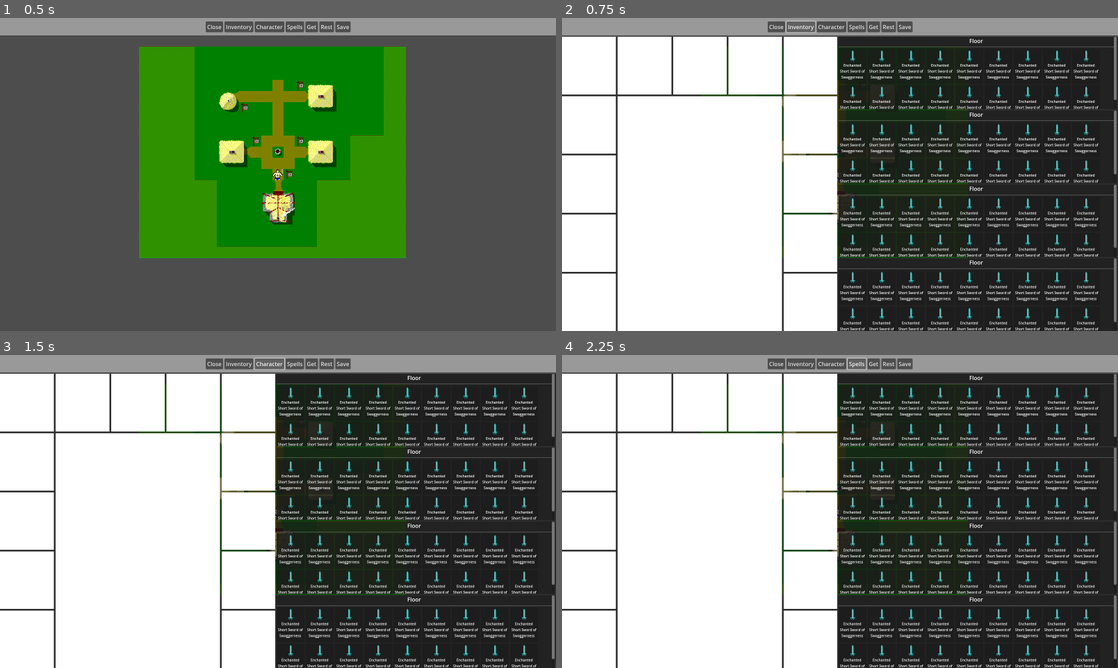
Above: before the commit, frames 1-4 (two rows, left to right).
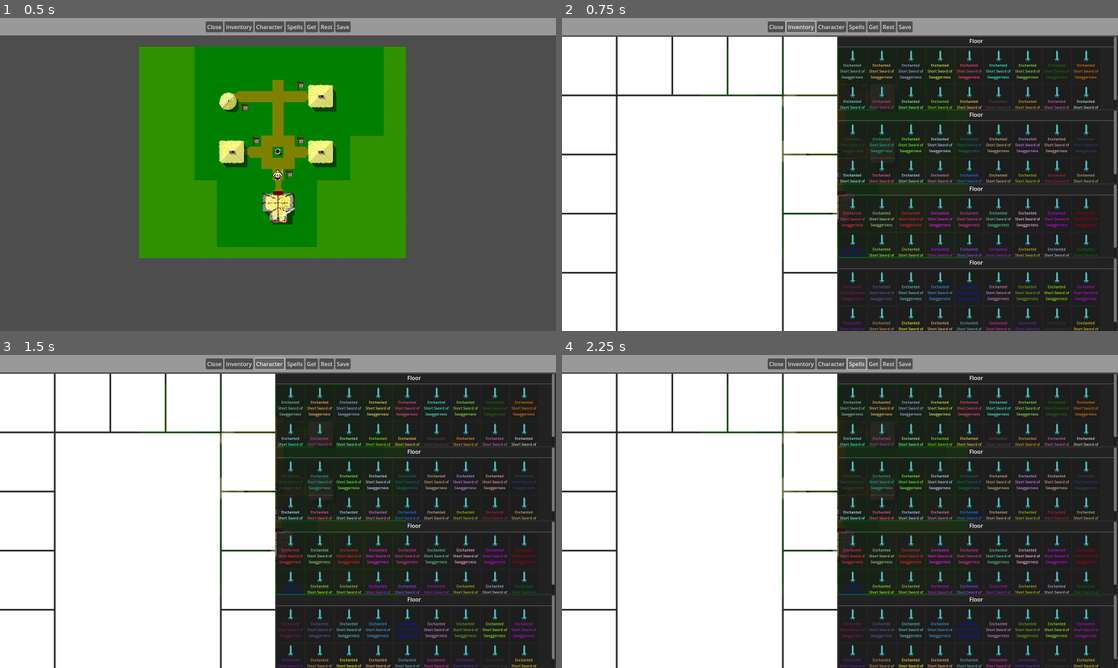
Above: after the commit, the same moments.

Repository: PF-Programming-Buddies/CastleOfTheWinds
Game: Godot game, scene res://scenes/main_scene.tscn
Same seed, same stepped clock (60 frames per second), same inputs: the game is played once before the commit and once after it.
Inputs:
- Up to frame 1 (0.5 s): no input
- Up to frame 2 (0.75 s): click "Inventory" at 0.5 s
- Up to frame 3 (1.5 s): click "Character" at 1.25 s
- Up to frame 4 (2.25 s): click "Spells" at 2 s

Frame 1 is identical in both runs. In frame 2, 4.7% of the frame differs, in the area x 50-97%, y 14-100%; in frame 3, 4.7%; in frame 4, 4.7%.

Commit message:
added item equipement slot checks
equipment container checks the item slot before allowing if to be equipped

Diff:
--- a/scenes/character_screen.tscn
+++ b/scenes/character_screen.tscn
@@ -39,7 +39,9 @@
 
 [node name="ColorRect" type="ColorRect" parent="HBoxContainer/SpanningTableContainer/SpanningCellContainer"]
 layout_mode = 2
-script = ExtResource("3_27evy")
+mouse_filter = 1
+script = ExtResource("3_27evy")
+accepted_equipment = "chest"
 
 [node name="SpanningCellContainer3" type="Container" parent="HBoxContainer/SpanningTableContainer"]
 layout_mode = 2
@@ -50,6 +52,7 @@
 
 [node name="ColorRect" type="ColorRect" parent="HBoxContainer/SpanningTableContainer/SpanningCellContainer3"]
 layout_mode = 2
+mouse_filter = 1
 script = ExtResource("3_27evy")
 
 [node name="SpanningCellContainer4" type="Container" parent="HBoxContainer/SpanningTableContainer"]
@@ -61,6 +64,7 @@
 
 [node name="ColorRect" type="ColorRect" parent="HBoxContainer/SpanningTableContainer/SpanningCellContainer4"]
 layout_mode = 2
+mouse_filter = 1
 script = ExtResource("3_27evy")
 
 [node name="SpanningCellContainer5" type="Container" parent="HBoxContainer/SpanningTableContainer"]
@@ -72,6 +76,7 @@
 
 [node name="ColorRect" type="ColorRect" parent="HBoxContainer/SpanningTableContainer/SpanningCellContainer5"]
 layout_mode = 2
+mouse_filter = 1
 script = ExtResource("3_27evy")
 
 [node name="SpanningCellContainer6" type="Container" parent="HBoxContainer/SpanningTableContainer"]
@@ -83,6 +88,7 @@
 
 [node name="ColorRect" type="ColorRect" parent="HBoxContainer/SpanningTableContainer/SpanningCellContainer6"]
 layout_mode = 2
+mouse_filter = 1
 script = ExtResource("3_27evy")
 
 [node name="SpanningCellContainer7" type="Container" parent="HBoxContainer/SpanningTableContainer"]
@@ -94,7 +100,9 @@
 
 [node name="ColorRect" type="ColorRect" parent="HBoxContainer/SpanningTableContainer/SpanningCellContainer7"]
 layout_mode = 2
-script = ExtResource("3_27evy")
+mouse_filter = 1
+script = ExtResource("3_27evy")
+accepted_equipment = "forearm"
 
 [node name="SpanningCellContainer2" type="Container" parent="HBoxContainer/SpanningTableContainer"]
 layout_mode = 2
@@ -107,6 +115,7 @@
 
 [node name="ColorRect" type="ColorRect" parent="HBoxContainer/SpanningTableContainer/SpanningCellContainer2"]
 layout_mode = 2
+mouse_filter = 1
 script = ExtResource("3_27evy")
 
 [node name="SpanningCellContainer8" type="Container" parent="HBoxContainer/SpanningTableContainer"]
@@ -118,6 +127,7 @@
 
 [node name="ColorRect" type="ColorRect" parent="HBoxContainer/SpanningTableContainer/SpanningCellContainer8"]
 layout_mode = 2
+mouse_filter = 1
 script = ExtResource("3_27evy")
 
 [node name="SpanningCellContainer9" type="Container" parent="HBoxContainer/SpanningTableContainer"]
@@ -129,7 +139,9 @@
 
 [node name="ColorRect" type="ColorRect" parent="HBoxContainer/SpanningTableContainer/SpanningCellContainer9"]
 layout_mode = 2
-script = ExtResource("3_27evy")
+mouse_filter = 1
+script = ExtResource("3_27evy")
+accepted_equipment = "weapon"
 
 [node name="SpanningCellContainer10" type="Container" parent="HBoxContainer/SpanningTableContainer"]
 layout_mode = 2
@@ -140,6 +152,7 @@
 
 [node name="ColorRect" type="ColorRect" parent="HBoxContainer/SpanningTableContainer/SpanningCellContainer10"]
 layout_mode = 2
+mouse_filter = 1
 script = ExtResource("3_27evy")
 
 [node name="SpanningCellContainer11" type="Container" parent="HBoxContainer/SpanningTableContainer"]
@@ -151,7 +164,9 @@
 
 [node name="ColorRect" type="ColorRect" parent="HBoxContainer/SpanningTableContainer/SpanningCellContainer11"]
 layout_mode = 2
-script = ExtResource("3_27evy")
+mouse_filter = 1
+script = ExtResource("3_27evy")
+accepted_equipment = "ring"
 
 [node name="SpanningCellContainer12" type="Container" parent="HBoxContainer/SpanningTableContainer"]
 layout_mode = 2
@@ -162,6 +177,7 @@
 
 [node name="ColorRect" type="ColorRect" parent="HBoxContainer/SpanningTableContainer/SpanningCellContainer12"]
 layout_mode = 2
+mouse_filter = 1
 script = ExtResource("3_27evy")
 
 [node name="SpanningCellContainer13" type="Container" parent="HBoxContainer/SpanningTableContainer"]
@@ -173,7 +189,9 @@
 
 [node name="ColorRect" type="ColorRect" parent="HBoxContainer/SpanningTableContainer/SpanningCellContainer13"]
 layout_mode = 2
-script = ExtResource("3_27evy")
+mouse_filter = 1
+script = ExtResource("3_27evy")
+accepted_equipment = "belt"
 
 [node name="SpanningCellContainer14" type="Container" parent="HBoxContainer/SpanningTableContainer"]
 layout_mode = 2
@@ -184,6 +202,7 @@
 
 [node name="ColorRect" type="ColorRect" parent="HBoxContainer/SpanningTableContainer/SpanningCellContainer14"]
 layout_mode = 2
+mouse_filter = 1
 script = ExtResource("3_27evy")
 
 [node name="VBoxContainer" type="VBoxContainer" parent="HBoxContainer"]
--- a/scenes/item_slot.tscn
+++ b/scenes/item_slot.tscn
@@ -1,7 +1,25 @@
-[gd_scene load_steps=4 format=3 uid="uid://bu2xjt0p4yn1n"]
+[gd_scene load_steps=6 format=3 uid="uid://bu2xjt0p4yn1n"]
 
 [ext_resource type="Texture2D" uid="uid://bmyt64hkof5wh" path="res://resources/weapons.png" id="1_567tv"]
 [ext_resource type="Script" uid="uid://c8caey4mtc1i1" path="res://scripts/item_slot.gd" id="1_eqbkm"]
+[ext_resource type="Script" uid="uid://clekqrsk7f4tf" path="res://scripts/item.gd" id="2_l0xgl"]
+
+[sub_resource type="Resource" id="Resource_fa8gv"]
+script = ExtResource("2_l0xgl")
+item_name = ""
+identified = false
+weight = 0
+bulk = 0
+sell_value = 0
+enchanted = false
+enchanted_level = 0
+cursed = false
+cursed_level = 0
+broken = false
+is_sold = false
+can_sell = false
+slot_type = "weapon"
+metadata/_custom_type_script = "uid://clekqrsk7f4tf"
 
 [sub_resource type="AtlasTexture" id="AtlasTexture_eqbkm"]
 atlas = ExtResource("1_567tv")
@@ -15,6 +33,7 @@
 offset_bottom = 100.0
 mouse_filter = 1
 script = ExtResource("1_eqbkm")
+item = SubResource("Resource_fa8gv")
 
 [node name="VBoxContainer" type="VBoxContainer" parent="."]
 custom_minimum_size = Vector2(60, 0)
--- a/scripts/draggable_container.gd
+++ b/scripts/draggable_container.gd
@@ -1,5 +1,14 @@
 extends Control
 class_name DraggableDestination
+
+class ItemEquipResult:
+	var isSuccess = false
+	var item: Item = null
+	func _init(m_item: Item):
+		item = m_item
+		isSuccess = false
+
+signal on_item_release(item: ItemEquipResult)
 
 var hovered = false
 
@@ -8,9 +17,11 @@
 	mouse_exited.connect(on_mouse_exited)
 
 func on_mouse_entered():
+	print("hovered on container")
 	hovered = true
 
 func on_mouse_exited():
+	print("hovered off container")
 	hovered = false
 
 func _input(event):
@@ -26,7 +37,22 @@
 		if event.is_released() and event.button_index == MOUSE_BUTTON_LEFT:
 			if not Orphanage.empty() and hovered:
 				var child = Orphanage.get_child(0)
-				Orphanage.remove_child(child)
 
-				add_child(child)
-				child.position = Vector2.ZERO
+				# ItemEquipResult class contains item
+				# and if it was successfully equipped
+				# if not, item is returned to old position
+
+				if child is ItemSlot:
+					print("child is item slot")
+					var itemResult = ItemEquipResult.new(child.item)
+					on_item_release.emit(itemResult)
+					if itemResult.isSuccess:
+						print("item equiped")
+
+						# move the item after success
+						Orphanage.remove_child(child)
+						add_child(child)
+						child.position = Vector2.ZERO
+
+					else:
+						print("cant do that")
--- a/scripts/equipment_slot.gd
+++ b/scripts/equipment_slot.gd
@@ -1 +1,20 @@
 extends DraggableDestination
+class_name EquipmentSlot
+
+@export var accepted_equipment: String
+
+func _ready():
+	super._ready()
+	connect("on_item_release", on_item_released)
+
+func on_item_released(itemResult: ItemEquipResult):
+	itemResult.isSuccess = equip(itemResult.item)
+
+func equip(item: Item):
+	if item.slot_type == accepted_equipment:
+		# can equiped
+		#if item:
+			# return to inventory
+			# then equip
+		return true
+	return false
--- a/scripts/item_slot.gd
+++ b/scripts/item_slot.gd
@@ -2,10 +2,13 @@
 extends Panel
 var hovered = false
 @export var item: Item
-@export var accepted_type : String
+
 # Called when the node enters the scene tree for the first time.
 func _ready() -> void:
-	pass # Replace with function body.
+	var r = randf()
+	var g = randf()
+	var b = randf()
+	$VBoxContainer/Label.self_modulate = Color(r, g,b)
 
 func _input(event):
 	if event is InputEventMouseButton:
@@ -20,20 +23,6 @@
 
 				global_position = get_viewport().get_mouse_position()
 
-func equip(item: Item):
-	if item.slot_type == accepted_type:
-		# can equiped
-		#if item:
-			# return to inventory
-			# then equip
-		pass
-	elif accepted_type.is_empty():
-		# also can equip
-		pass
-	else:
-		# nah
-		pass
-
 # Called every frame. 'delta' is the elapsed time since the previous frame.
 func _process(delta: float) -> void:
 	pass
--- a/scripts/orphanage.gd
+++ b/scripts/orphanage.gd
@@ -10,7 +10,7 @@
 		if not empty():
 			var child = get_child(0)
 			if child is Control:
-				child.position = event.position + Vector2(1,1)
+				child.position = event.position + Vector2(2,2)
 
 	if event is InputEventMouseButton:
 		if event.is_released() and event.button_index == MOUSE_BUTTON_LEFT:
